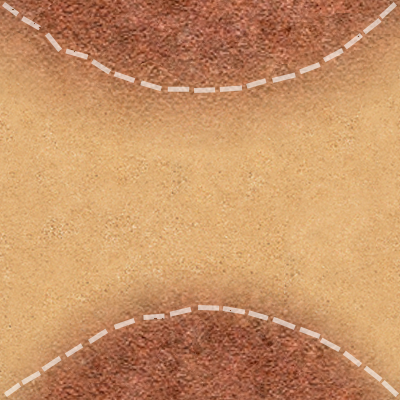
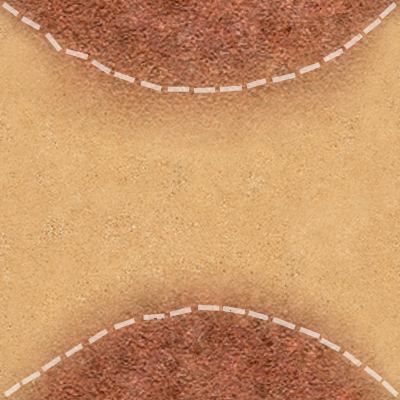
Revision of a layered 400x400 image; what changed, layer by layer:
painted on "Линия 17" (1st of 2) over (32, 21, 86, 90)
painted on "Линия 17" (2nd of 2) over (366, 339, 382, 383)
painted on "Слой 2" over (0, 0, 400, 400)
